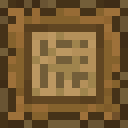
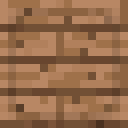
Layer changes from the first w=128, h=128 image to the second:
added group "Chef Top" with 8 layers above "Farmer Side" over left=0, top=0, right=128, bottom=128
added layer "Layer #93" (50%) in group "Chef Top" over left=8, top=8, right=120, bottom=120
added group "Layer Group #1" with 2 layers in group "Chef Top" over left=0, top=0, right=128, bottom=128
added layer "Pasted Layer #35" (color) in group "Layer Group #1" over left=0, top=0, right=128, bottom=128
added layer "Layer #91" in group "Layer Group #1" over left=16, top=16, right=112, bottom=112
added layer "Layer #86" (color) in group "Chef Top" over left=0, top=0, right=128, bottom=128
added layer "Layer #90" in group "Chef Top" over left=0, top=0, right=128, bottom=128
hid group "Scribe Top" (6 layers) over left=0, top=0, right=128, bottom=128
